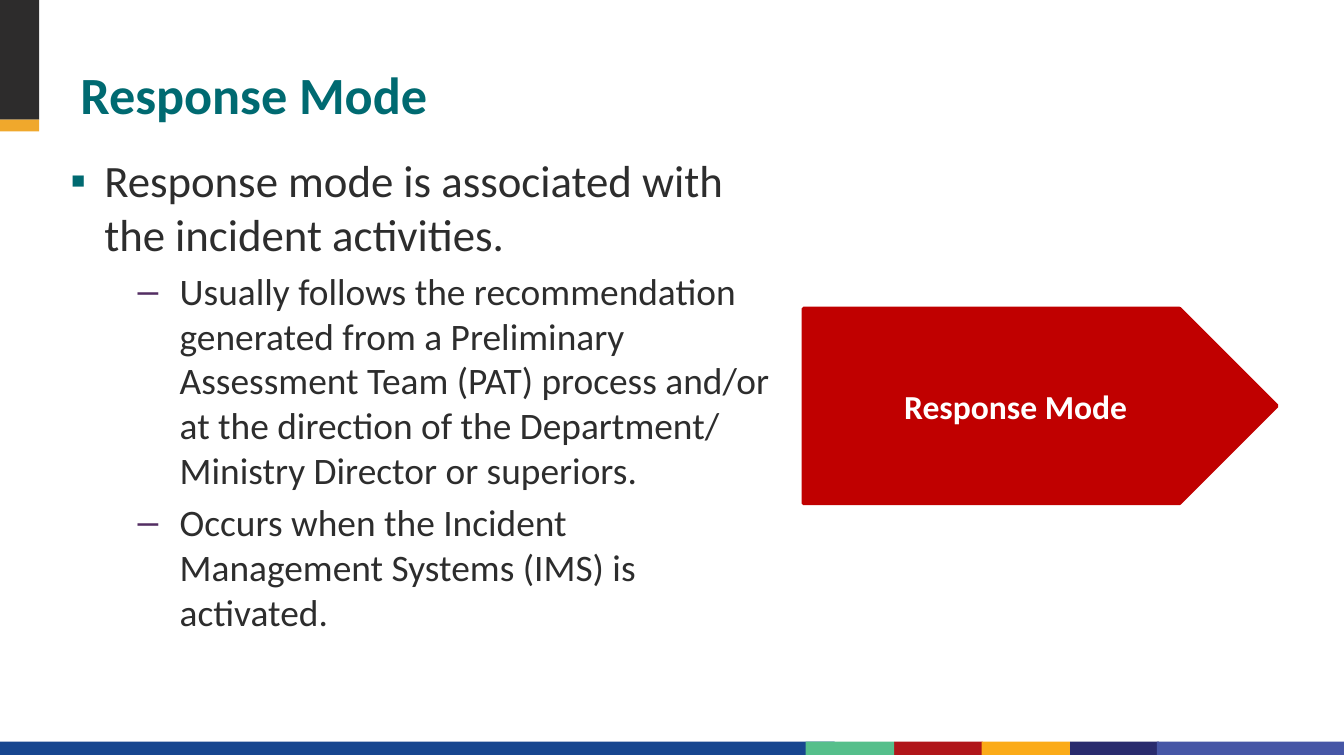
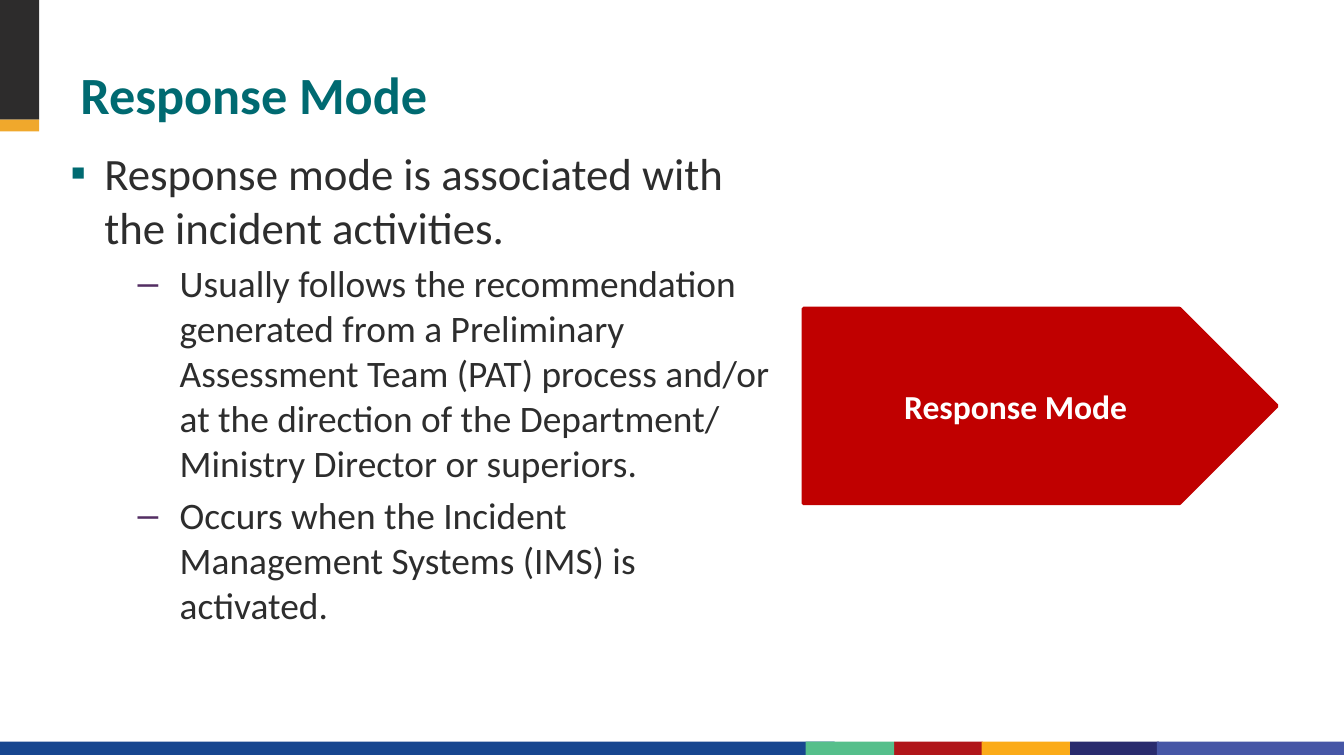
Before and after one commit to talus-analytics-bus/cdc-eoc, a slide deck: slide 17 of src/assets/documents/EOC Development Tool/4 - How do we activate our EOC/eoc_activation_process_20200515_final.pptx. Drawn at 1344x756 pixels with LibreOffice and Linux fonts; fonts in the diff are those of the drawing; background and template pictures are left out. Boxes give left, top, right and bottom in pixels: in the first picture for what was removed or moved away, otherwise in the second. Text is boxed around its words. In the diff, an @@ line names an element or a change of style, - is before the commit and + after.

```diff
--- a/src/assets/documents/EOC Development Tool/4 - How do we activate our EOC/eoc_activation_process_20200515_final.pptx
+++ b/src/assets/documents/EOC Development Tool/4 - How do we activate our EOC/eoc_activation_process_20200515_final.pptx
@@ text "Response mode is associated with ...": place and size @@
-text "Response mode is associated with ..." at (104, 166, 769, 627)
+text "Response mode is associated with ..." at (104, 159, 769, 620)
```
Also in this commit, not shown: 1 other slide changed, 4 other files.
